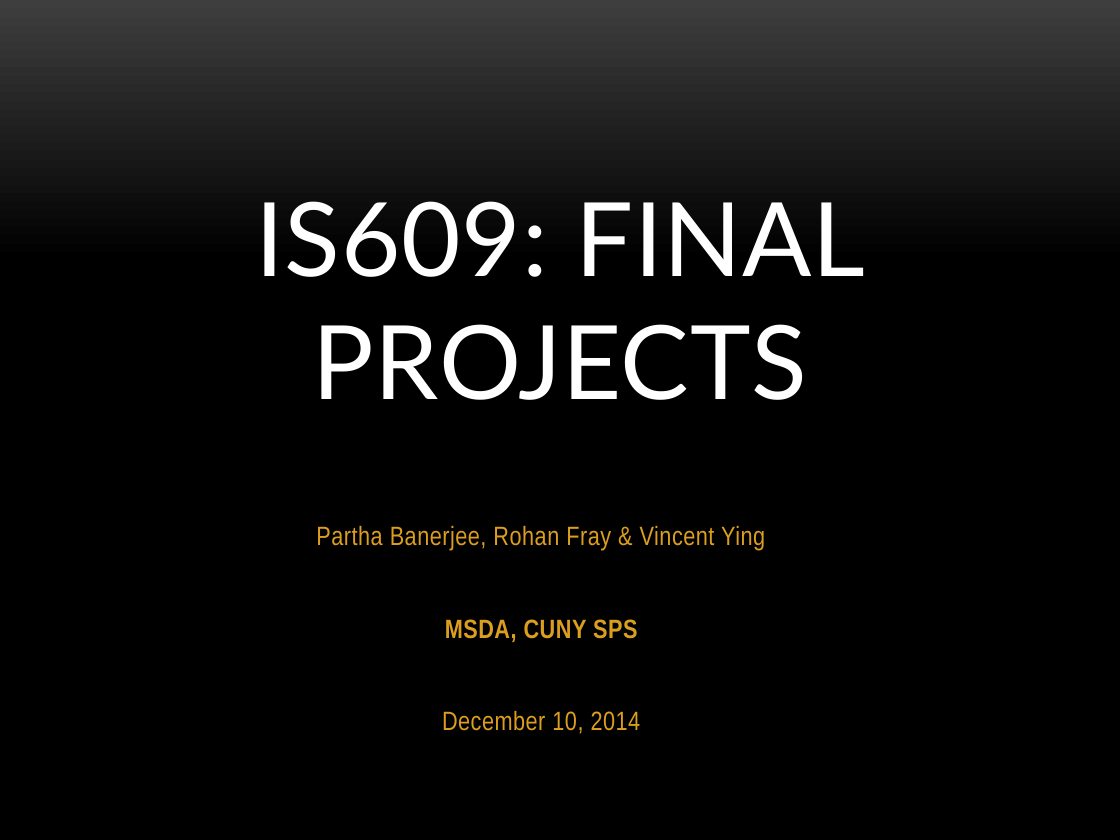
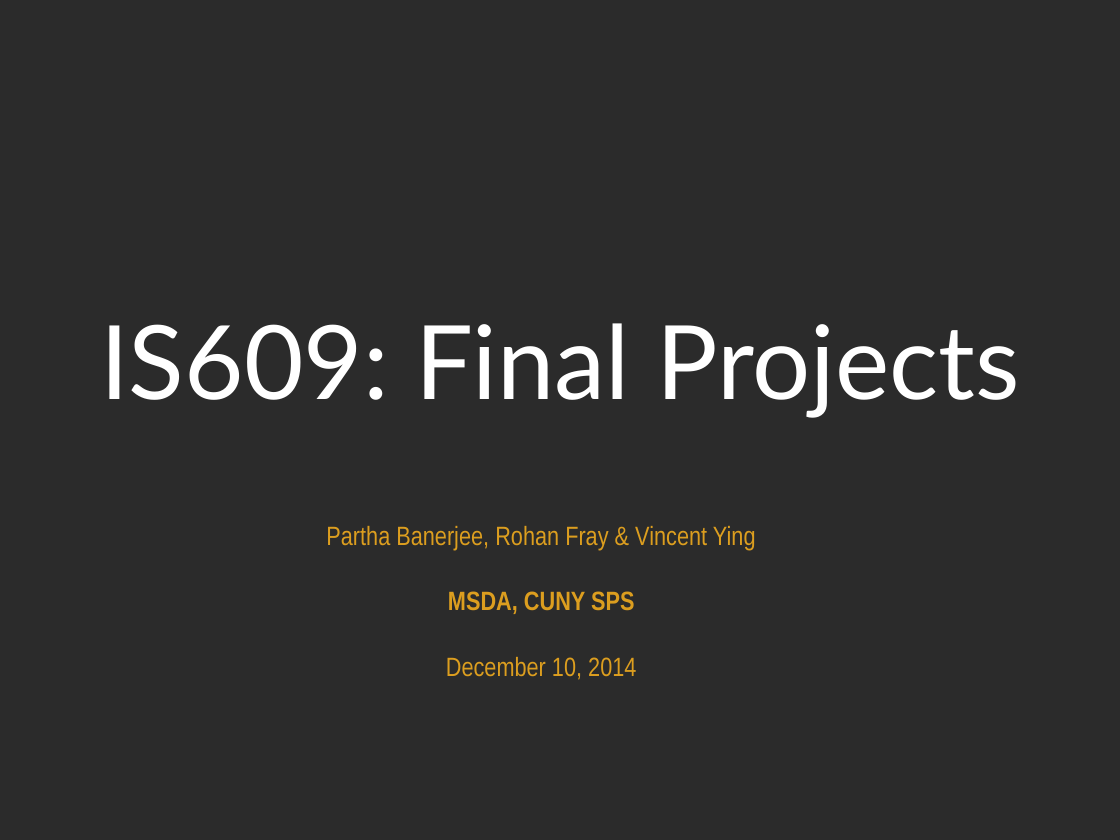
Before and after one commit to parthaban/IS_609_Group_Project, a slide deck: slide 1 of IS609-Final-Projects.pptx. Drawn at 1120x840 pixels with LibreOffice and Linux fonts; fonts in the diff are those of the drawing; background and template pictures are left out; a plain dark background stands for a picture behind light text. Boxes give left, top, right and bottom in pixels: in the first picture for what was removed or moved away, otherwise in the second. Text is boxed around its words. In the diff, an @@ line names an element or a change of style, - is before the commit and + after.

```diff
--- a/IS609-Final-Projects.pptx
+++ b/IS609-Final-Projects.pptx
@@ background gradient #3F3F3F to #000000 to picture (left out) @@
@@ text at (100, 323, 1019, 417): text changed @@
-IS609: FINAL PROJECTS
+IS609: Final Projects
@@ text "Partha Banerjee, Rohan Fray & ..." at (326, 526, 756, 680): letter spacing 0.3 to 0 pt; less space between paragraphs @@
```
Also in this commit, not shown: 16 other slides changed, 6 slides added.
